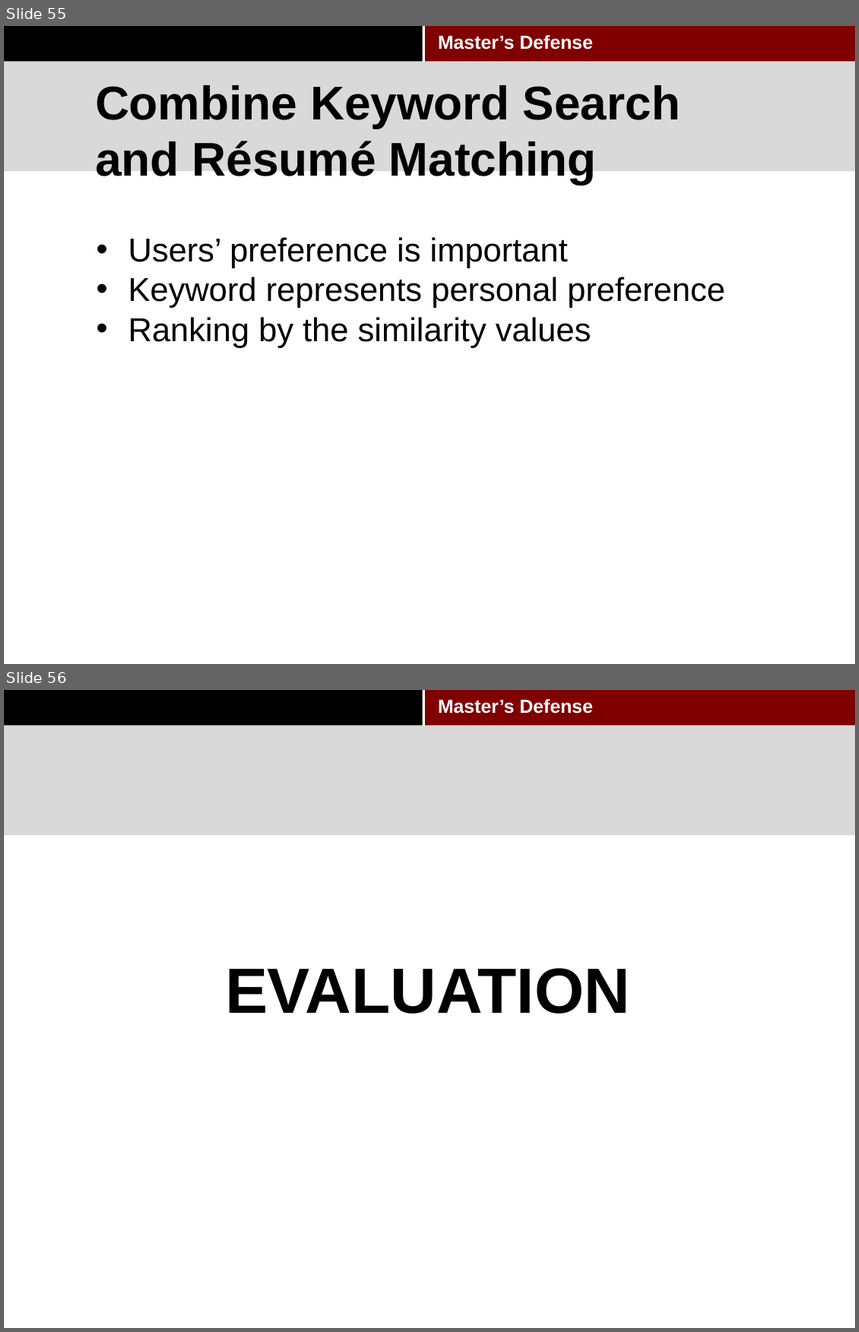
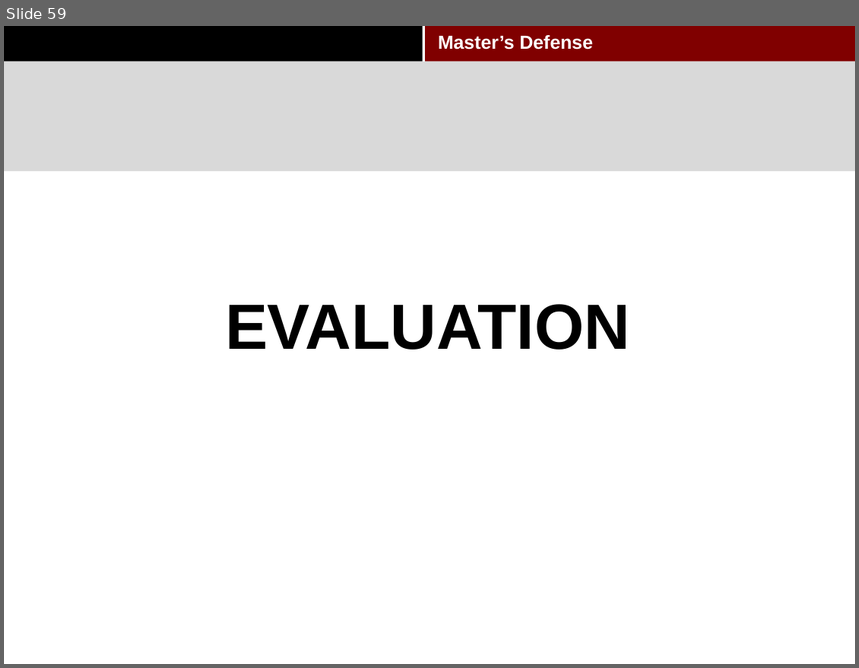
Before and after one commit to pkushiqiang/thesis, a slide deck: media/Master's thesis-2.pptx. Shown one above the other, each under a label of ours: slides 55 and 56 before the commit, slide 59 after it. The pictures are 859x1332 and 859x668 pixels, drawn with LibreOffice and Linux fonts; fonts in the diff are those of the drawing; background and template pictures are left out. Boxes give left, top, right and bottom in pixels: in the first picture for what was removed or moved away, otherwise in the second. Text is boxed around its words. In the diff, an @@ line names an element or a change of style, - is before the commit and + after.

```diff
--- a/media/Master's thesis-2.pptx
+++ b/media/Master's thesis-2.pptx
@@ slide 55 removed at box(4, 26, 855, 664), background #FFFFFF; not listed: 4 template elements that a slide beside it also shows @@
@@ title removed at box(95, 85, 680, 184) @@
-Combine Keyword Search and Résumé Matching
@@ text removed at box(128, 237, 725, 348) @@
-• Users’ preference is important
-• Keyword represents personal preference
-• Ranking by the similarity values
@@ what was slide 56 is now slide 59 @@
```
Also in this commit, not shown: 3 slides changed, 5 slides added, 1 other slide removed, 2 other files.
